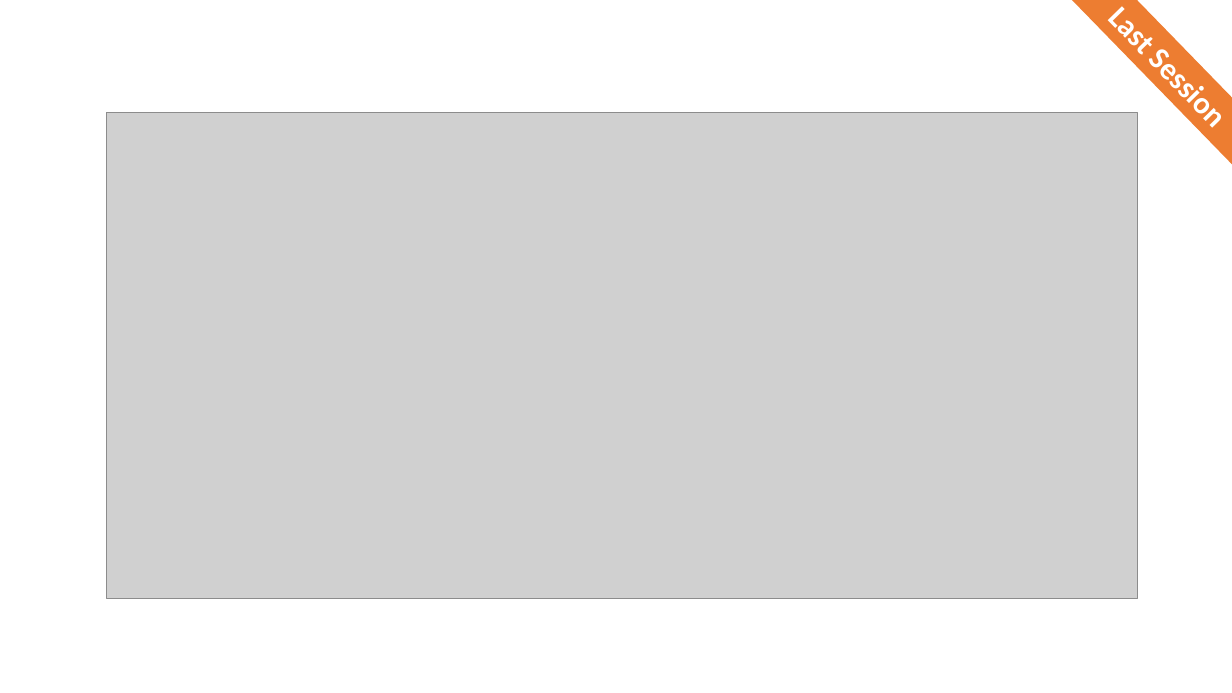
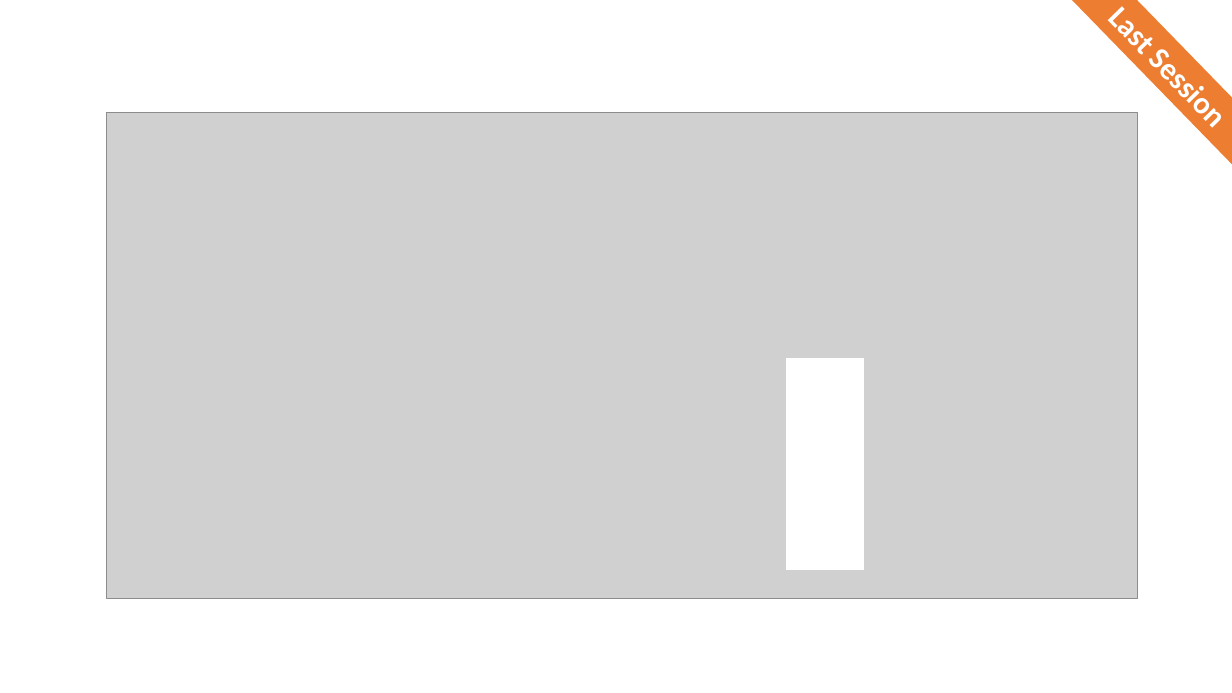
Before and after one commit to trinker/intro_to_data_science, a slide deck: slide 3 of slides/09_data_combining_joins_and_binds.pptx. Drawn at 1232x693 pixels with LibreOffice and Linux fonts; fonts in the diff are those of the drawing; grey boxes stand for pictures. Boxes give left, top, right and bottom in pixels: in the first picture for what was removed or moved away, otherwise in the second. Text is boxed around its words. In the diff, an @@ line names an element or a change of style, - is before the commit and + after.

```diff
--- a/slides/09_data_combining_joins_and_binds.pptx
+++ b/slides/09_data_combining_joins_and_binds.pptx
@@ rectangle added at box(787, 359, 864, 570), fill #FFFFFF, outline #FFFFFF 1 pt @@
```
Also in this commit, not shown: 5 other slides changed, 1 slide added, 26 other files.
